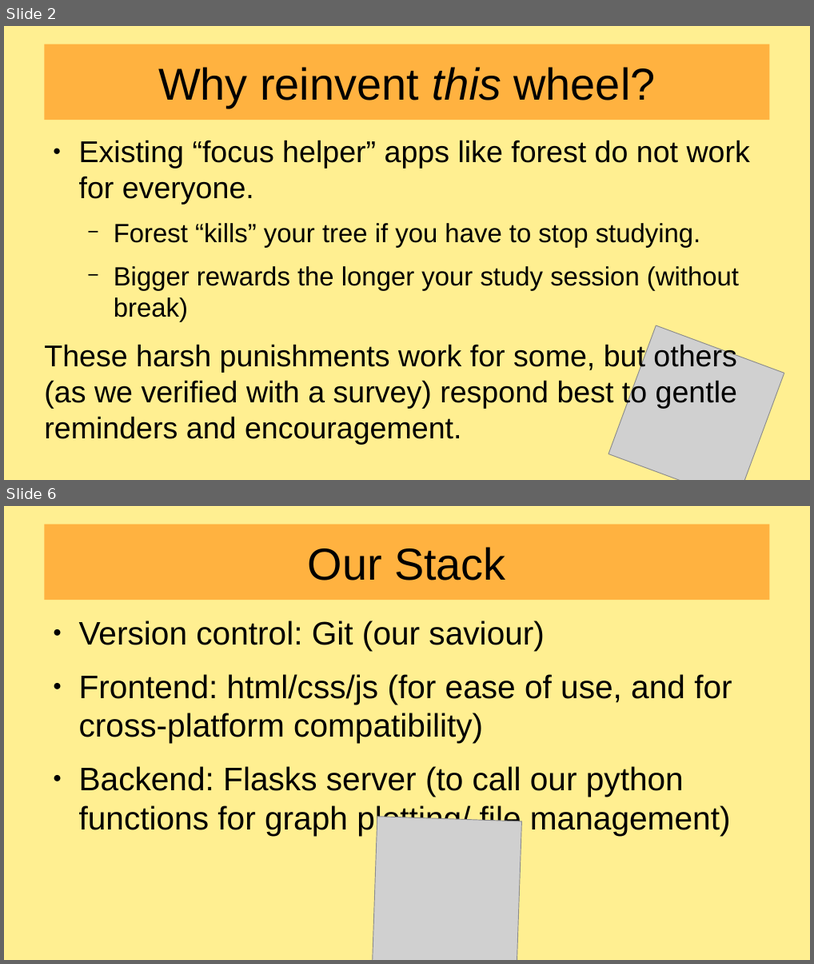
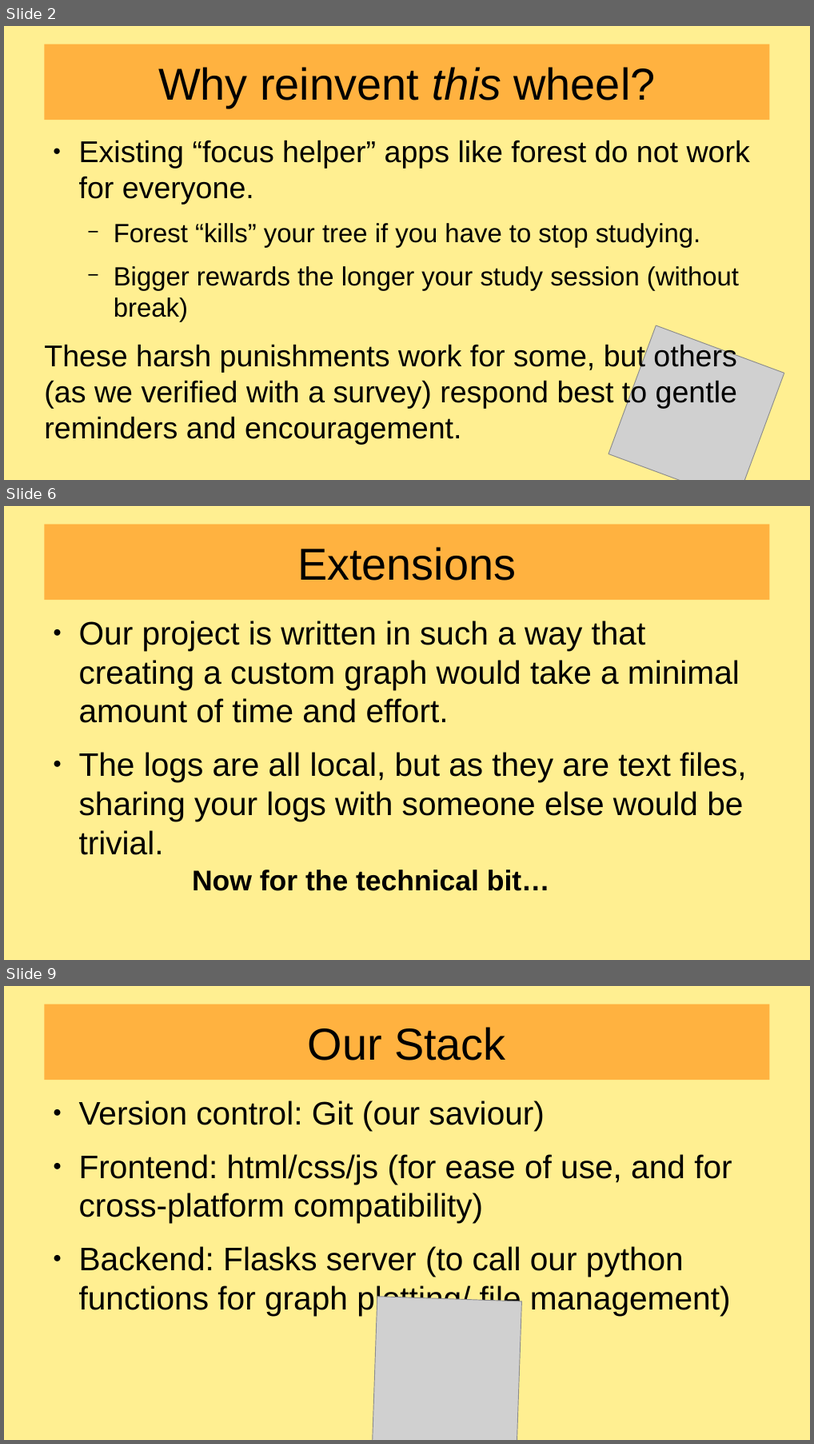
Before and after one commit to awedpotato767/Crazy-cat-people-WiT25, a slide deck: presentation.odp. Shown one above the other, each under a label of ours: slides 2 and 6 before the commit, slides 2, 6 and 9 after it; the slides between them are not shown. The pictures are 814x964 and 814x1444 pixels, drawn with LibreOffice and Linux fonts; fonts in the diff are those of the drawing; grey boxes stand for pictures. Boxes give left, top, right and bottom in pixels: in the first picture for what was removed or moved away, otherwise in the second. Text is boxed around its words. In the diff, an @@ line names an element or a change of style, - is before the commit and + after.

```diff
--- a/presentation.odp
+++ b/presentation.odp
@@ slide 6 added at box(4, 506, 810, 960), background #FFEF91 @@
@@ title added at box(44, 524, 770, 600), fill #FFB240, 44 pt, text #000000 @@
+Extensions
@@ text added at box(79, 620, 746, 855), 32 pt, text #000000 @@
+● Our project is written in such a way that creating a custom graph would take a minimal amount of time and effort.
+● The logs are all local, but as they are text files, sharing your logs with someone else would be trivial.
@@ text added at box(192, 869, 550, 891), 28 pt, text #000000, bold @@
+Now for the technical bit…
@@ what was slide 6 is now slide 9 @@
```
Also in this commit, not shown: 5 slides changed, 1 other slide added, 5 other files.
